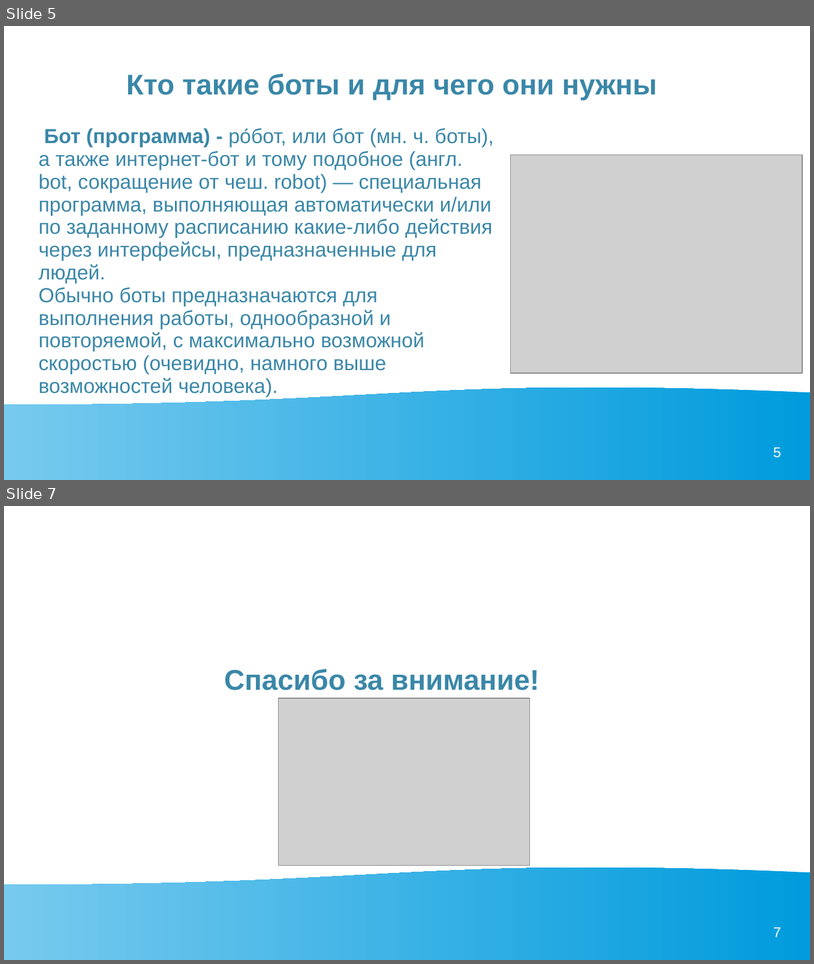
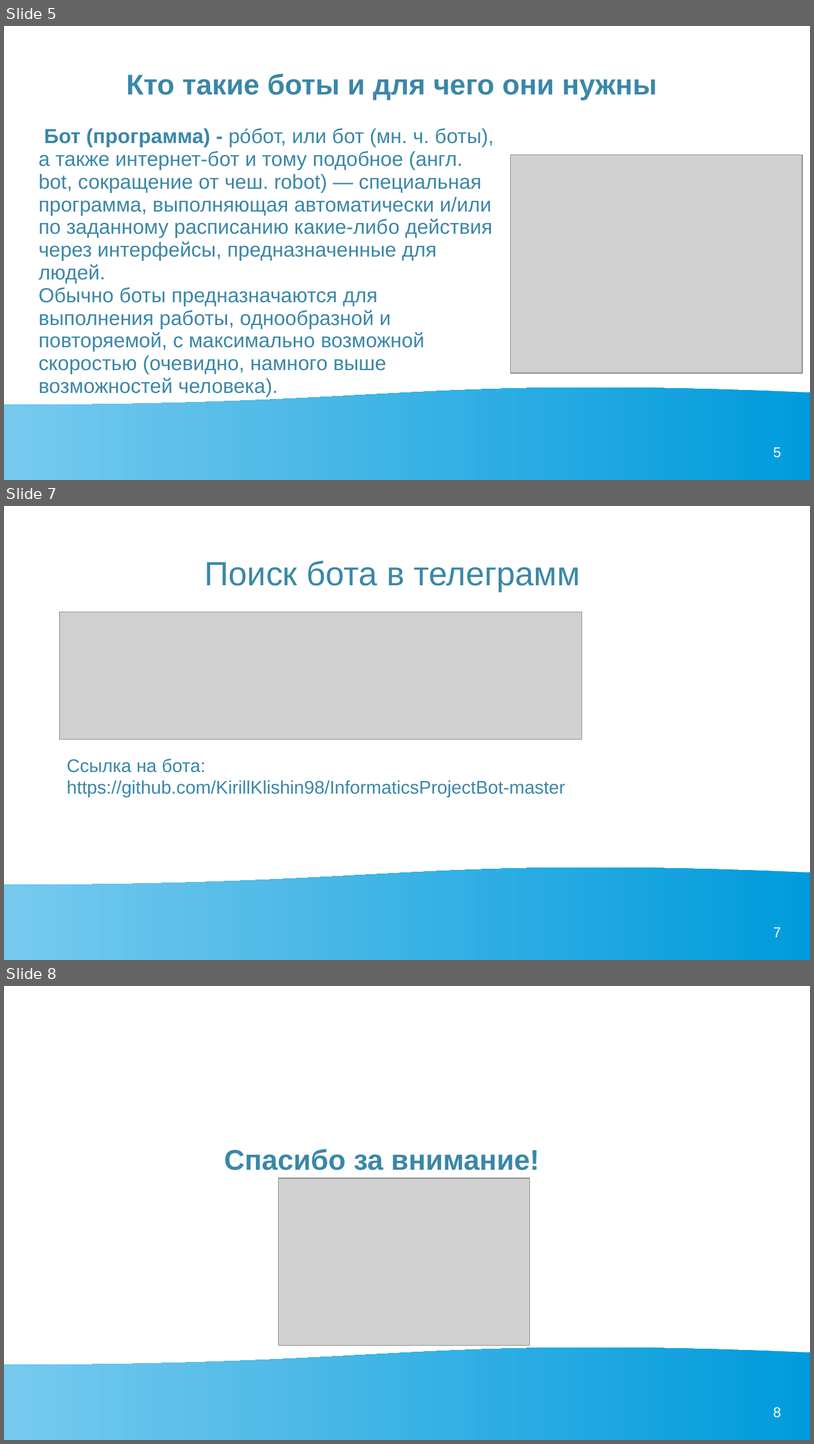
Before and after one commit to diklish/InformaticsProjectBot-master, a slide deck: информатика.ppt. Shown one above the other, each under a label of ours: slides 5 and 7 before the commit, slides 5, 7 and 8 after it; the slides between them are not shown. The pictures are 814x964 and 814x1444 pixels, drawn with LibreOffice and Linux fonts; fonts in the diff are those of the drawing; grey boxes stand for pictures. Boxes give left, top, right and bottom in pixels: in the first picture for what was removed or moved away, otherwise in the second. Text is boxed around its words. In the diff, an @@ line names an element or a change of style, - is before the commit and + after.

```diff
--- a/информатика.ppt
+++ b/информатика.ppt
@@ slide 7 added at bbox=[4, 506, 810, 960], background #FFFFFF; not listed: 2 template elements that a slide beside it also shows @@
@@ title added at bbox=[205, 561, 580, 591], 33 pt, text #3A87A8 @@
+Поиск бота в телеграмм
@@ picture added at bbox=[60, 612, 583, 739] @@
@@ text added at bbox=[67, 758, 566, 797], 18 pt, text #3A87A8 @@
+Ссылка на бота:
+https://github.com/KirillKlishin98/InformaticsProjectBot-master
@@ what was slide 7 is now slide 8 @@
@@ page number at bbox=[774, 1407, 782, 1417]: text changed @@
-7
+8
```
Also in this commit, not shown: 1 slide changed, 7 other files.
